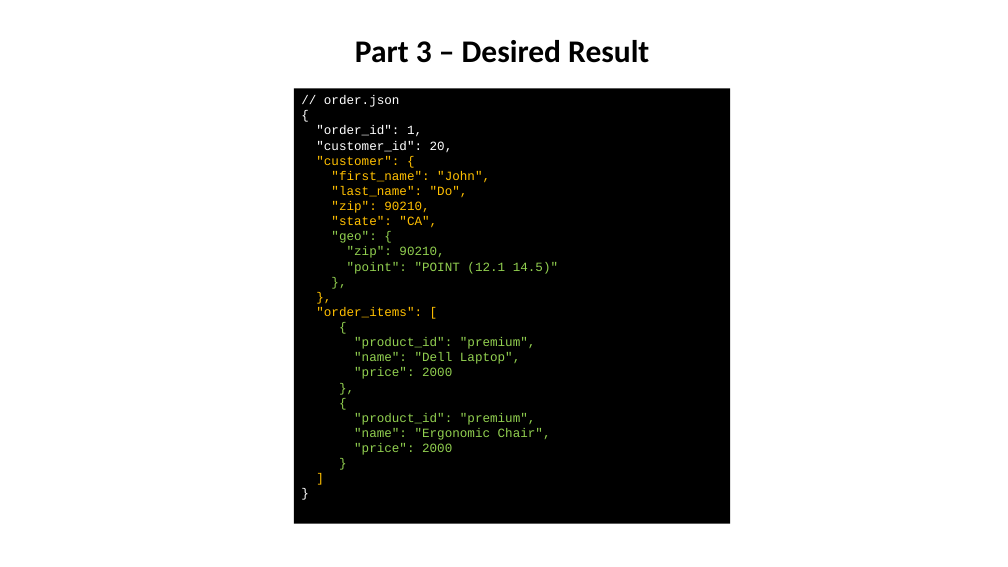
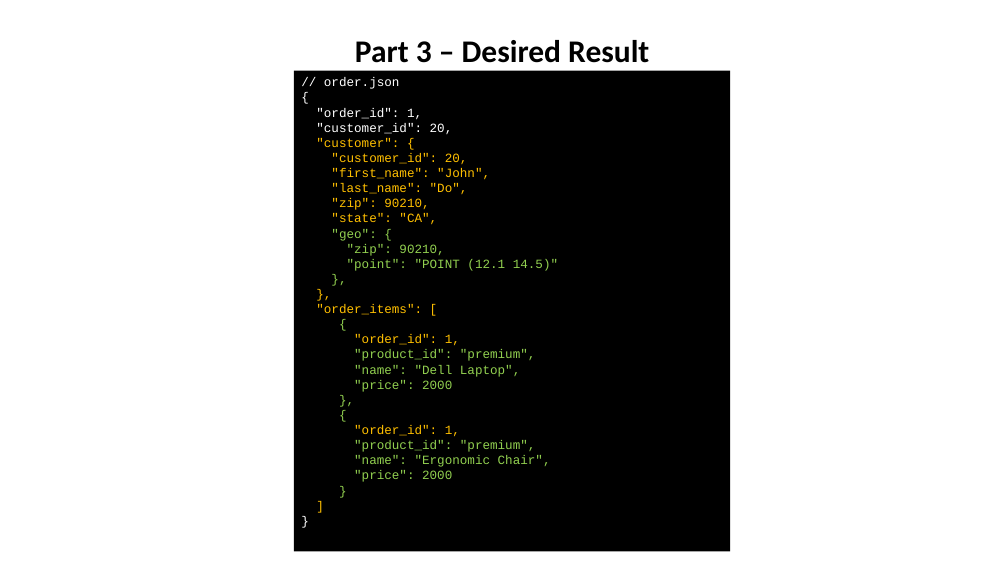
Before and after one commit to evermight/elasticsearch-ingest, a slide deck: slide 2 of part-3/part-3.pptx. Drawn at 1008x567 pixels with LibreOffice and Linux fonts; fonts in the diff are those of the drawing. Boxes give left, top, right and bottom in pixels: in the first picture for what was removed or moved away, otherwise in the second. Text is boxed around its words. In the diff, an @@ line names an element or a change of style, - is before the commit and + after.

```diff
--- a/part-3/part-3.pptx
+++ b/part-3/part-3.pptx
@@ rectangle "// order.json { "order_id": 1, ...": place and size @@
-rectangle "// order.json { "order_id": 1, ..." at [294, 88, 730, 524]
+rectangle "// order.json { "order_id": 1, ..." at [294, 70, 730, 551]
@@ text in rectangle at [316, 77, 558, 482]: text changed @@
-// order.json
-{
-"order_id": 1,
-"customer_id": 20,
-"customer": {
-"first_name": "John",
-"last_name": "Do",
-"zip": 90210,
-"state": "CA",
-"geo": {
-"zip": 90210,
-"point": "POINT (12.1 14.5)"
-},
-},
-"order_items": [
-{
-"product_id": "premium",
-"name": "Dell Laptop",
-"price": 2000
-},
-{
-"product_id": "premium",
-"name": "Ergonomic Chair",
-"price": 2000
-}
+// order.json
+{
+"order_id": 1,
+"customer_id": 20,
+"customer": {
+"customer_id": 20,
+"first_name": "John",
+"last_name": "Do",
+"zip": 90210,
+"state": "CA",
+"geo": {
+"zip": 90210,
+"point": "POINT (12.1 14.5)"
+},
+},
+"order_items": [
+{
+"order_id": 1,
+"product_id": "premium",
+"name": "Dell Laptop",
+"price": 2000
+},
+{
+"order_id": 1,
+"product_id": "premium",
+"name": "Ergonomic Chair",
+"price": 2000
+}
```
Also in this commit, not shown: 3 other files.
